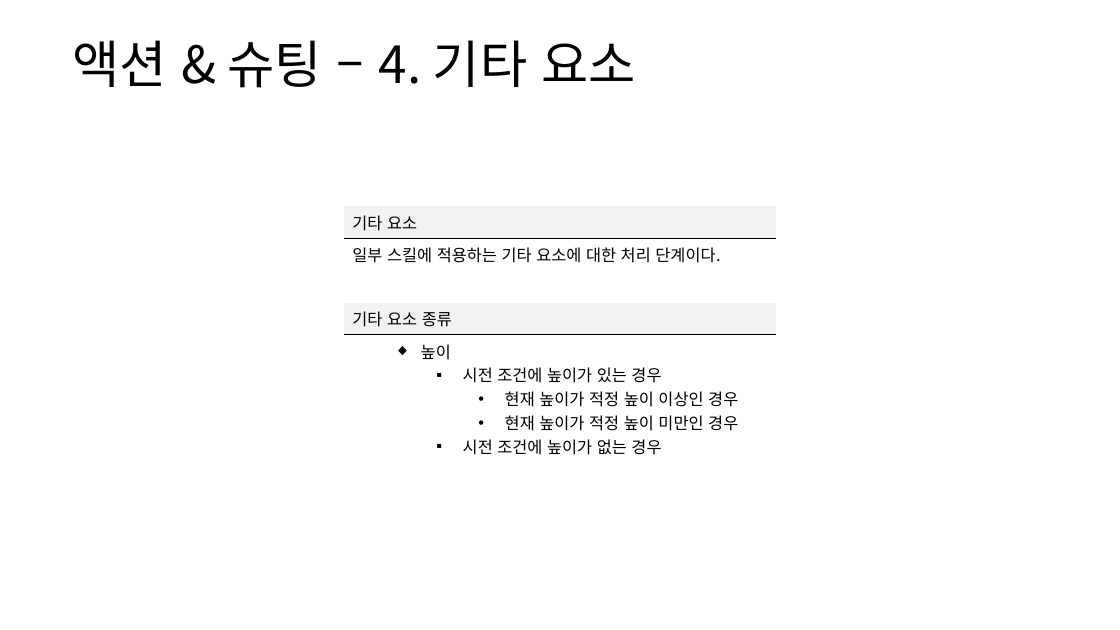
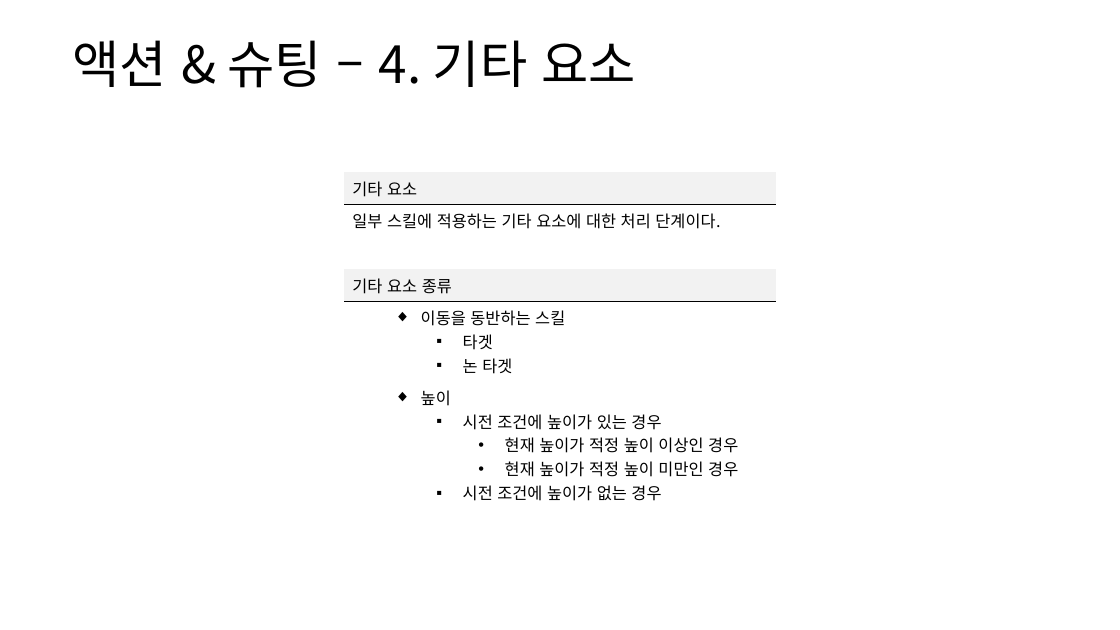
Before and after one commit to yjk0401/unityenginebasic_9th, a slide deck: slide 61 of 기획/방랑엽사전/스킬 시스템 기획서.pptx (slide 56 before the commit). Drawn at 1120x630 pixels with LibreOffice and Linux fonts; fonts in the diff are those of the drawing. Boxes give left, top, right and bottom in pixels: in the first picture for what was removed or moved away, otherwise in the second. Text is boxed around its words. In the diff, an @@ line names an element or a change of style, - is before the commit and + after.

```diff
--- a/기획/방랑엽사전/스킬 시스템 기획서.pptx
+++ b/기획/방랑엽사전/스킬 시스템 기획서.pptx
@@ table at <box>344,172,776,505</box> @@
+row 5: 이동을 동반하는 스킬 / 타겟 / 논 타겟
@@ table: place and size @@
-table at <box>344,206,776,459</box>
+table at <box>344,172,776,505</box>
```
Also in this commit, not shown: 8 other slides changed, 17 slides added, 4 slides removed, 4 other files.
